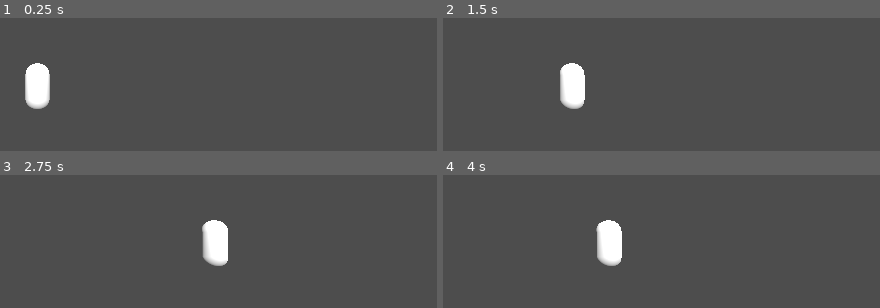
Above: before the commit, frames 1-4 (two rows, left to right).
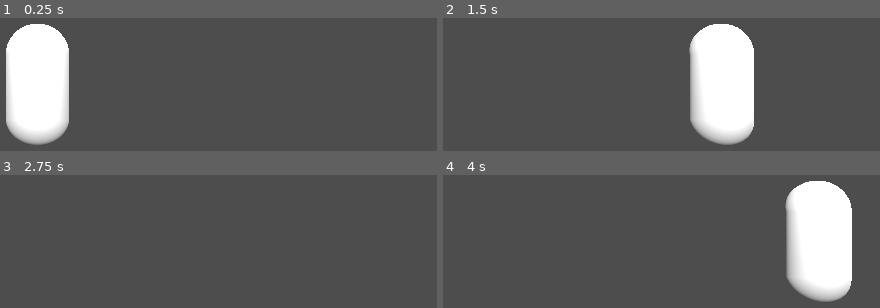
Above: after the commit, the same moments.

Repository: Dogfood-Studios-GGJ25/ggj25
Game: Godot game, scene res://Scenes/sea.tscn
The game is run twice, just before and just after one commit, with the same random seed, the same clock (stepped at 60 frames per second) and the same inputs.
Inputs:
- Up to frame 1 (0.25 s): no input
- Up to frame 2 (1.5 s): tap Enter (ui_accept) at 0.5, 0.77 s; hold Right (ui_right) 0.53-1.28 s; hold Down (ui_down) from 1.28 s (still down)
- Up to frame 3 (2.75 s): tap Enter (ui_accept) at 1.52, 2 s; release Down (ui_down) at 2.03 s; hold Right (ui_right) from 2.03 s (still down)
- Up to frame 4 (4 s): release Right (ui_right) at 2.78 s; hold Up (ui_up) 2.78-3.53 s; tap Enter (ui_accept) at 3.02, 3.5, 3.77 s; hold Left (ui_left) from 3.53 s (still down)

The runs differ from the first frame. In frame 1, 10% of the frame differs, in the area x 1-16%, y 4-96%; in frame 2, 14%; in frame 3, 1.8%; in frame 4, 14%, in the area x 35-94%, y 4-96%.

Commit message:
On Bounding_Box exited signal hooked up

Diff:
--- a/Scenes/sea.tscn
+++ b/Scenes/sea.tscn
@@ -19,6 +19,7 @@
 [node name="Camera" type="Camera3D" parent="."]
 transform = Transform3D(1, 0, 0, 0, 1, 0, 0, 0, 1, 0, 0, 12.0377)
 environment = SubResource("Environment_hkbki")
+fov = 32.5
 
 [node name="FakePlayer" type="CharacterBody3D" parent="."]
 axis_lock_linear_y = true
@@ -43,7 +44,7 @@
 script = ExtResource("2_xj33r")
 
 [node name="CollisionShape3D" type="CollisionShape3D" parent="BoudingBox"]
-transform = Transform3D(20, 0, 0, 0, 20, 0, 0, 0, 20, 0, 0, 0)
+transform = Transform3D(10, 0, 0, 0, 10, 0, 0, 0, 10, 0, 0, 0)
 shape = SubResource("BoxShape3D_c3ggg")
 
-[connection signal="child_entered_tree" from="BoudingBox/CollisionShape3D" to="FakePlayer" method="_on_collision_shape_3d_child_entered_tree"]
+[connection signal="body_exited" from="BoudingBox" to="FakePlayer" method="_on_bouding_box_body_exited"]
--- a/Scripts/fake_player.gd
+++ b/Scripts/fake_player.gd
@@ -25,7 +25,5 @@
 
 	move_and_slide()
 
-func _on_collision_shape_3d_child_entered_tree(node: Node) -> void:
-	# stop player movement, since we're at the edge
-	print("At the edge!")
-	pass
+func _on_bouding_box_body_exited(body: Node3D) -> void:
+	print_debug("Exited")
